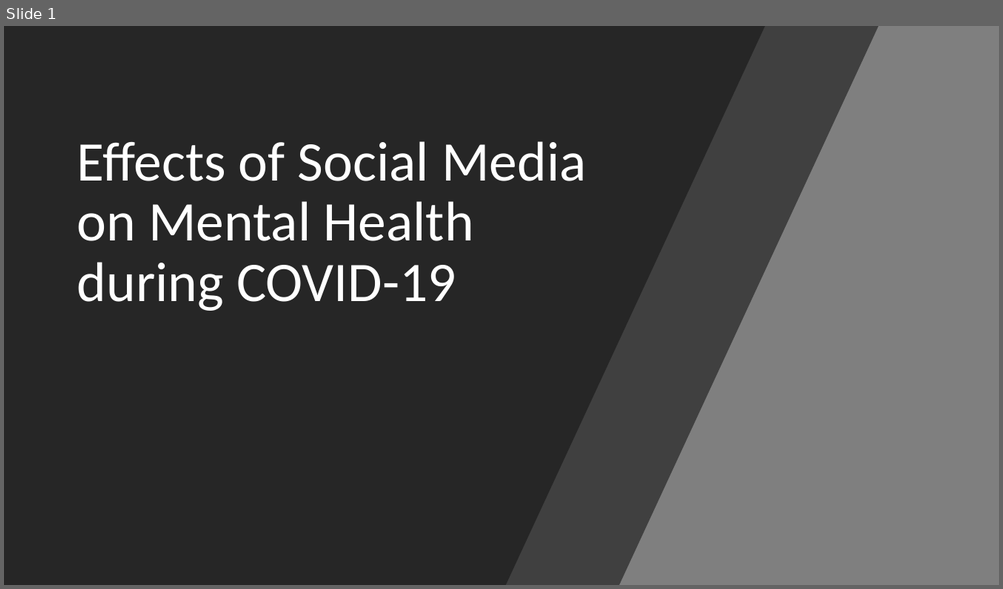
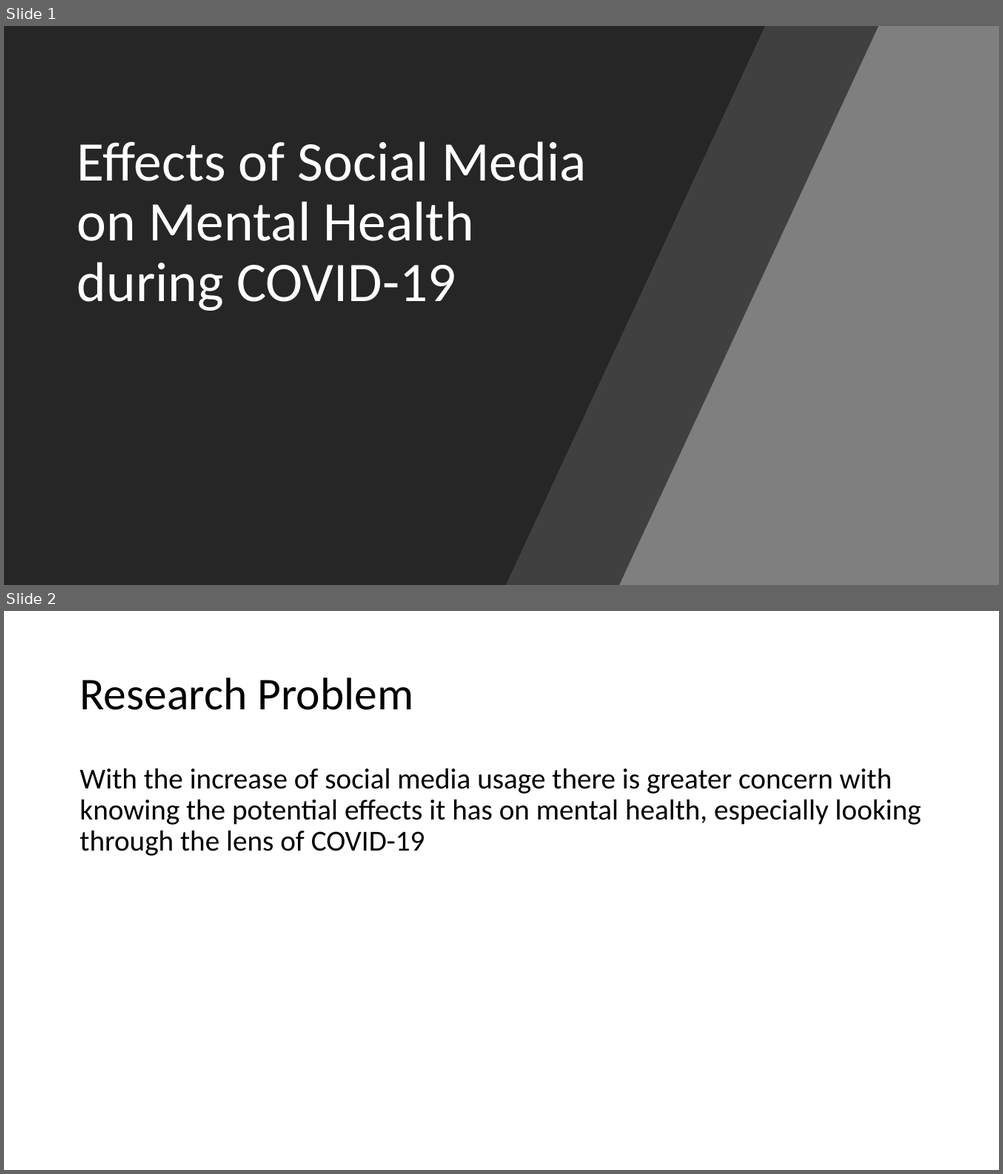
Before and after one commit to Millhouse32/ResearchMethology, a slide deck: Literature-Review/Litature-Review-Slides.pptx. Shown one above the other, each under a label of ours: slide 1 before the commit, slides 1 and 2 after it. The pictures are 1003x589 and 1003x1174 pixels, drawn with LibreOffice and Linux fonts; fonts in the diff are those of the drawing. Boxes give left, top, right and bottom in pixels: in the first picture for what was removed or moved away, otherwise in the second. Text is boxed around its words. In the diff, an @@ line names an element or a change of style, - is before the commit and + after.

```diff
--- a/Literature-Review/Litature-Review-Slides.pptx
+++ b/Literature-Review/Litature-Review-Slides.pptx
@@ slide 2 added at bbox=[4, 611, 999, 1170], background #FFFFFF @@
@@ title added at bbox=[79, 678, 413, 710], 44 pt, text #000000 @@
+Research Problem
@@ text added at bbox=[79, 768, 921, 856], 28 pt, text #000000 @@
+With the increase of social media usage there is greater concern with knowing the potential effects it has on mental health, especially looking through the lens of COVID-19
```
Also in this commit, not shown: 1 other slide added.
